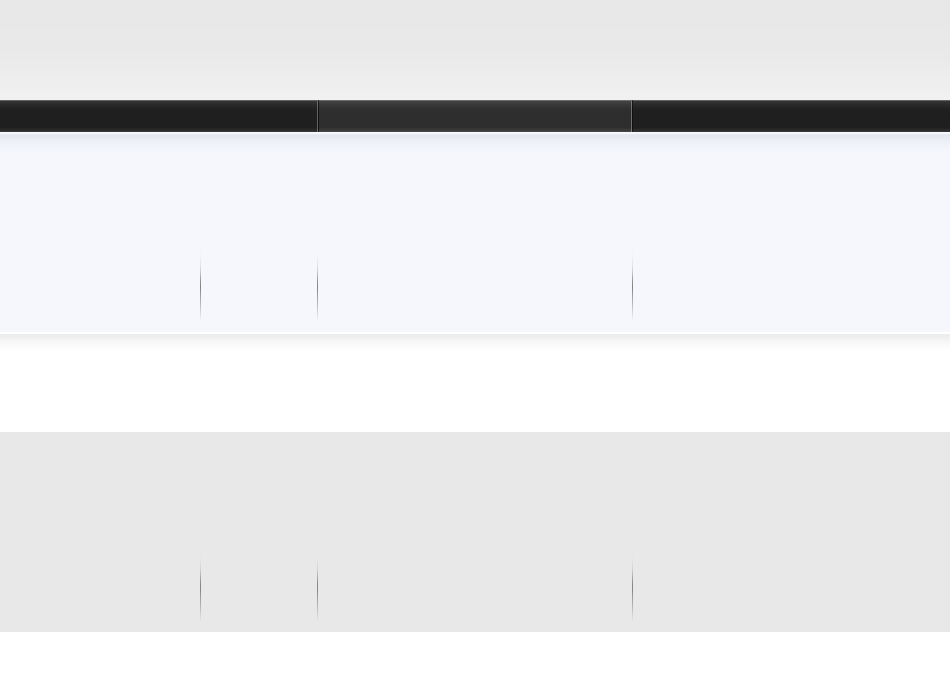
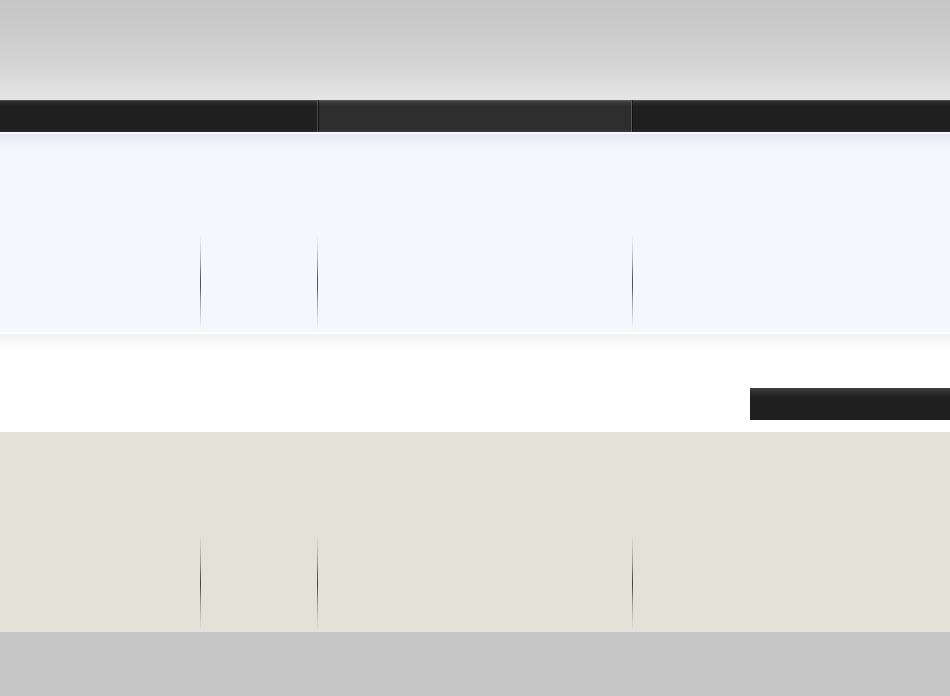
Layers edited between the first and the second 950 x 696 image:
painted on "navbar button" over [0, 100, 950, 132]
painted on "header" over [0, 0, 950, 100]
painted on "header widgets" over [0, 134, 950, 138]
painted on "header boxes" over [200, 234, 633, 331]
added layer "widget header" above "body" over [750, 388, 950, 420]
painted on "footer widgets" over [0, 432, 950, 532]
painted on "footer boxes" over [0, 532, 950, 632]
painted on "footer" over [0, 632, 950, 696]
